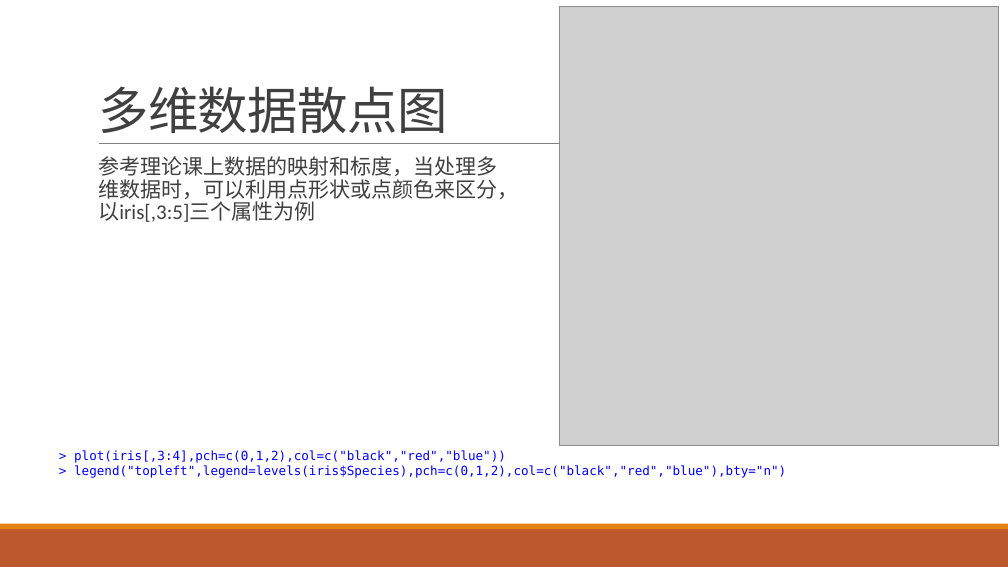
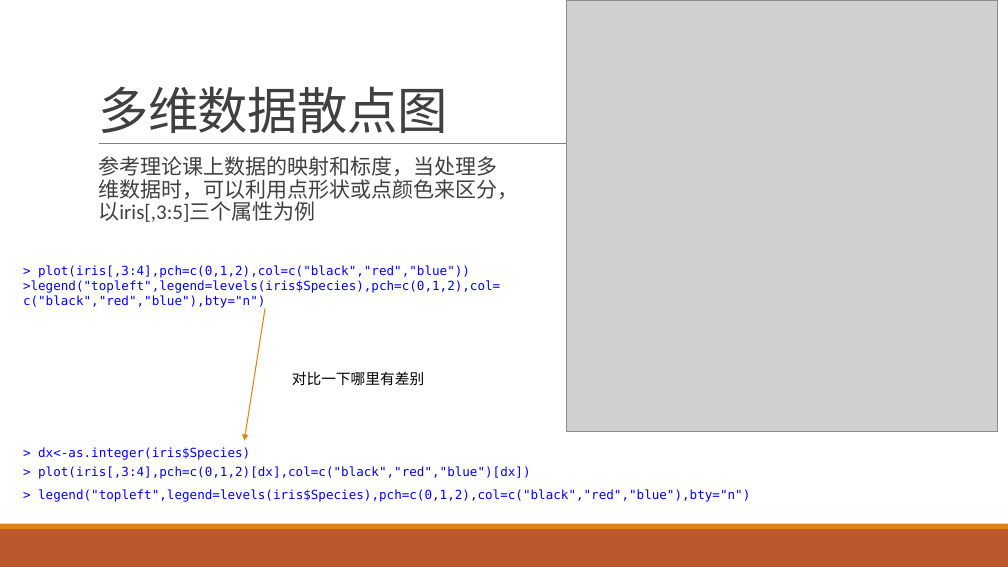
Before and after one commit to exoplanetX/DataAnalytics, a slide deck: slide 6 of 实验-5-数据可视化.pptx. Drawn at 1008x567 pixels with LibreOffice and Linux fonts; fonts in the diff are those of the drawing; grey boxes stand for pictures. Boxes give left, top, right and bottom in pixels: in the first picture for what was removed or moved away, otherwise in the second. Text is boxed around its words. In the diff, an @@ line names an element or a change of style, - is before the commit and + after.

```diff
--- a/实验-5-数据可视化.pptx
+++ b/实验-5-数据可视化.pptx
@@ picture: place and size @@
-picture at (560, 7, 999, 446)
+picture at (567, 0, 998, 431)
@@ text "> plot(iris[,3:4],pch=c(0,1,2),col=c("black","red","blue"))": place and size @@
-text "> plot(iris[,3:4],pch=c(0,1,2),col=c("black","red","blue"))" at (59, 448, 797, 478)
+text "> plot(iris[,3:4],pch=c(0,1,2),col=c("black","red","blue"))" at (23, 265, 500, 309)
@@ text at (23, 280, 500, 309): spaces changed @@
-> legend("topleft",legend=levels(iris$Species),pch=c(0,1,2),col=c("black","red","blue"),bty="n")
+>legend("topleft",legend=levels(iris$Species),pch=c(0,1,2),col=c("black","red","blue"),bty="n")
@@ arrow added from (265, 309) to (244, 441), #E48312 1 pt @@
@@ text added at (292, 371, 425, 386), 14 pt, text #000000 @@
+对比一下哪里有差别
@@ rectangle added at (23, 445, 253, 460), fill #FFFFFF, 12 pt, text #0000FF @@
+> dx<-as.integer(iris$Species)
@@ rectangle added at (23, 464, 545, 479), fill #FFFFFF, 12 pt, text #0000FF @@
+> plot(iris[,3:4],pch=c(0,1,2)[dx],col=c("black","red","blue")[dx])
@@ rectangle added at (23, 487, 761, 502), fill #FFFFFF, 12 pt, text #0000FF @@
+> legend("topleft",legend=levels(iris$Species),pch=c(0,1,2),col=c("black","red","blue"),bty="n")
```
Also in this commit, not shown: 5 other slides changed, 1 slide removed, 2 other files.
